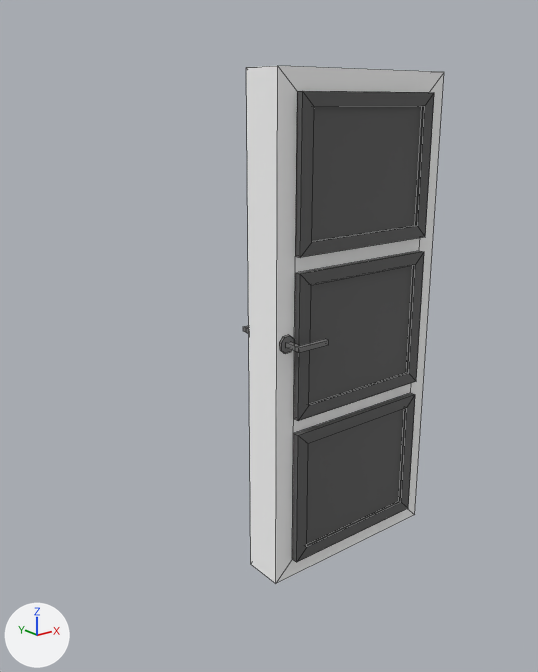
What one commit did to the FBX model Assets/Resources/FBX/Porte_Fenetre/porte1.fbx.
Both versions are drawn from a camera (50 mm lens) standing at (-7.31, -7.4, 6.59) and looking at (-1.21, 0.23, 3.54). Every picture has the same lights, and +X, +Y and +Z are marked at lower left. Mesh edges are drawn as thin lines. Where no turn or scale is listed for an object, it has been applied to the vertices. Vertices at the same position are counted once.
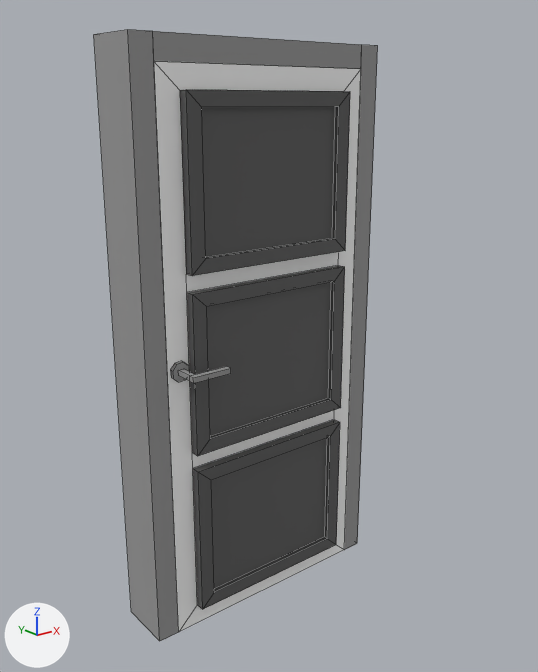
Changed parts and their boxes (x1, y1, x2, y2) in the pictures (538 x 672 px; the box of a moved part takes in the faces that stretch with it):
'Cube', reshaped (41% wider, 18% taller): before (243, 66, 444, 583); after (94, 29, 378, 641)
part 1 of me_cube, added: after (344, 45, 378, 550)
part 2 of me_cube, added: after (153, 31, 362, 69)
part 3 of me_cube, added: after (94, 29, 179, 641)
part 4 of me_cube, moved or reshaped: before (246, 66, 444, 583); after (154, 61, 361, 632)
part 5 of me_cube, moved or reshaped: before (279, 335, 295, 354); after (170, 361, 190, 382)
part 6 of me_cube, moved or reshaped: before (286, 339, 329, 353); after (178, 366, 231, 383)

The change, as a diff of the scene's bpy script:
```diff
--- a/Assets/Resources/FBX/Porte_Fenetre/porte1.fbx.py
+++ b/Assets/Resources/FBX/Porte_Fenetre/porte1.fbx.py
@@ mat_matpoignee_002 @@
+mat_matpoignee_002 = principled_material('MatPoignee.002')
+mat_matpoignee_002.base_color = (0.319, 0.319, 0.319)  # grey #999999
+mat_matpoignee_002.roughness = 0.69
@@ me_cube @@
 me_cube.from_pydata(...)  # 164 vertices, 138 faces; spans x -1.5..1.5, y -0.59..0.59, z 0.0..7.0
 # used by ob_cube; location = (0.0, 0.0, 0.0)
+# me_cube part 1: a new loose piece, a box spanning x -0.14..0.14, y -0.31..0.45, z 0.0..7.28, in mat_matpoignee_002 (grey #999999)
+# me_cube part 2: a new loose piece, a box spanning x -3.14..-0.14, y -0.31..0.45, z 7.0..7.28, in mat_matpoignee_002 (grey #999999)
+# me_cube part 3: a new loose piece, a box spanning x -3.43..-3.14, y -0.31..0.45, z 0.0..7.28, in mat_matpoignee_002 (grey #999999)
+# me_cube part 4: the loose piece of 104 vertices spanning x -1.5..1.5, y -0.4..0.4, z 0.0..7.0 is scaled about its middle by (1, 1.25, 1), then moved by (-1.64, 0.07, 0.0)
+# me_cube part 5: the loose piece of 16 vertices spanning x -1.46..-1.22, y -0.34..-0.3, z 3.47..3.7 is moved by (-1.64, -0.01, 0.0), in mat_matpoignee_002 (grey #999999)
+# me_cube part 6: the loose piece of 14 vertices spanning x -1.38..-0.86, y -0.59..-0.34, z 3.55..3.62 is scaled about its middle by (1, 1.25, 1), then moved by (-1.64, -0.05, 0.0), in mat_matpoignee_002 (grey #999999)
 me_cube.materials.append(mat_material)
 me_cube.materials.append(mat_material_001)
-me_cube.materials.append(mat_material_002)  # grey #757575
+me_cube.materials.append(mat_matpoignee_002)  # grey #999999
```
